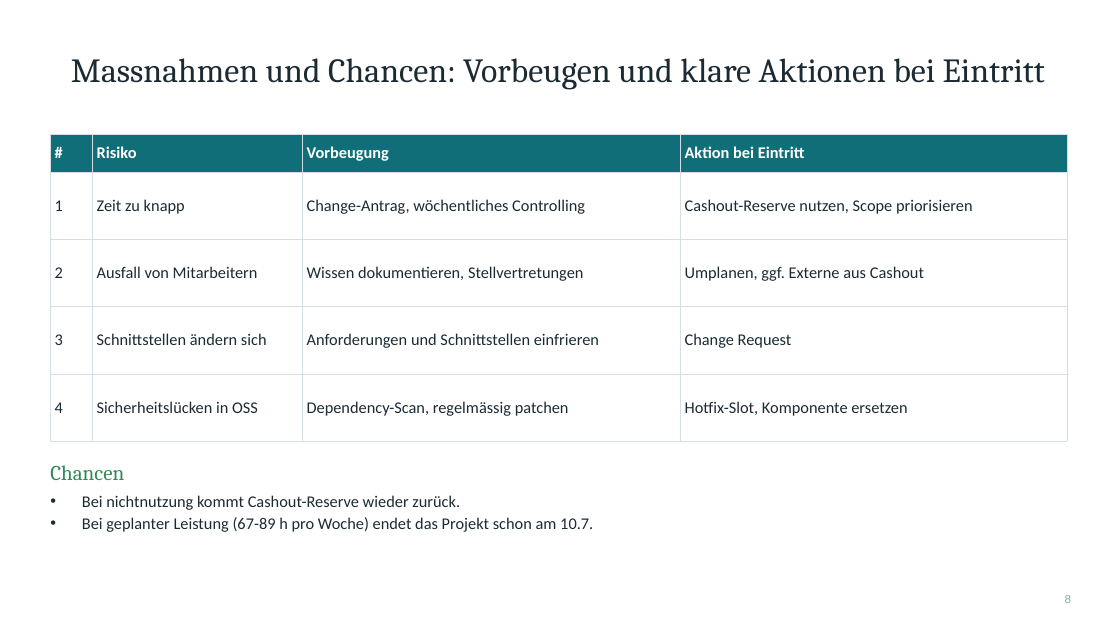
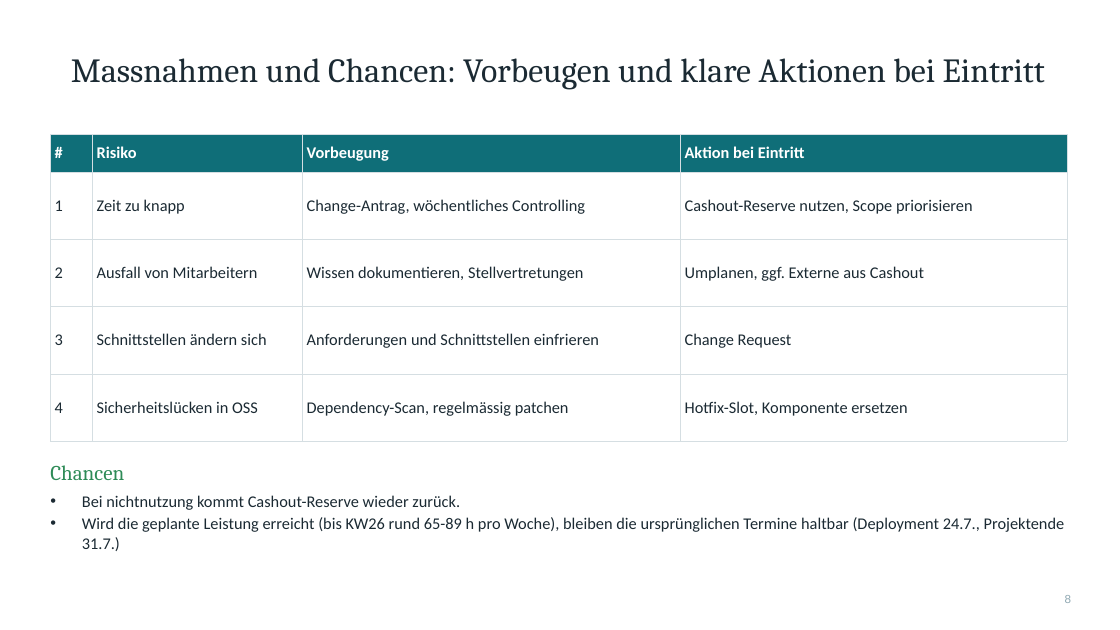
Before and after one commit to C4RN1V0R/Projektanalyse-pmqm, a slide deck: slide 8 of Projektpraesentation.pptx. Drawn at 1120x630 pixels with LibreOffice and Linux fonts; fonts in the diff are those of the drawing. Boxes give left, top, right and bottom in pixels: in the first picture for what was removed or moved away, otherwise in the second. Text is boxed around its words. In the diff, an @@ line names an element or a change of style, - is before the commit and + after.

```diff
--- a/Projektpraesentation.pptx
+++ b/Projektpraesentation.pptx
@@ text at (x1=82, y1=517, x2=1065, y2=532): text changed @@
-• Bei geplanter Leistung (67-89 h pro Woche) endet das Projekt schon am 10.7.
+• Wird die geplante Leistung erreicht (bis KW26 rund 65-89 h pro Woche), bleiben die ursprünglichen Termine haltbar (Deployment 24.7., Projektende 31.7.)
```
Also in this commit, not shown: 1 other slide changed.
